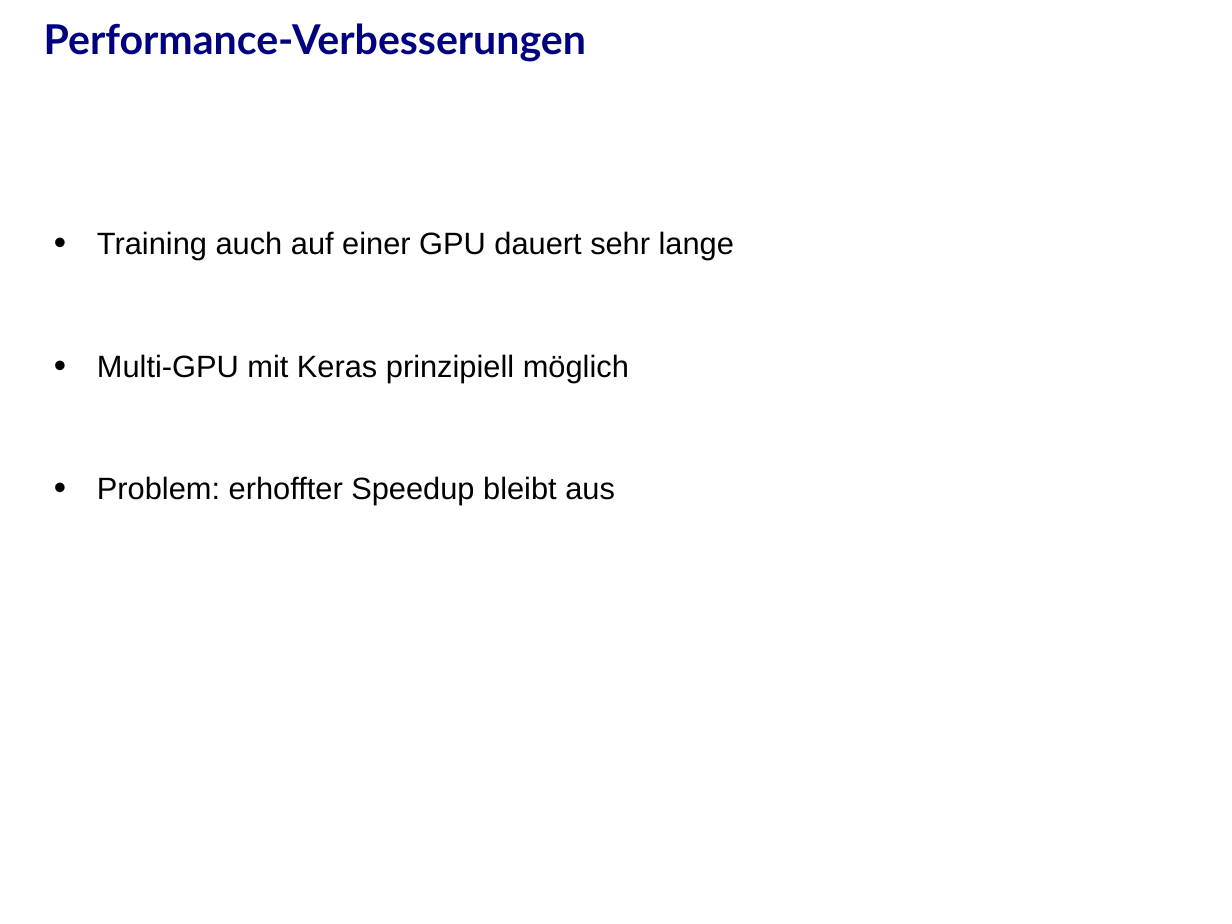
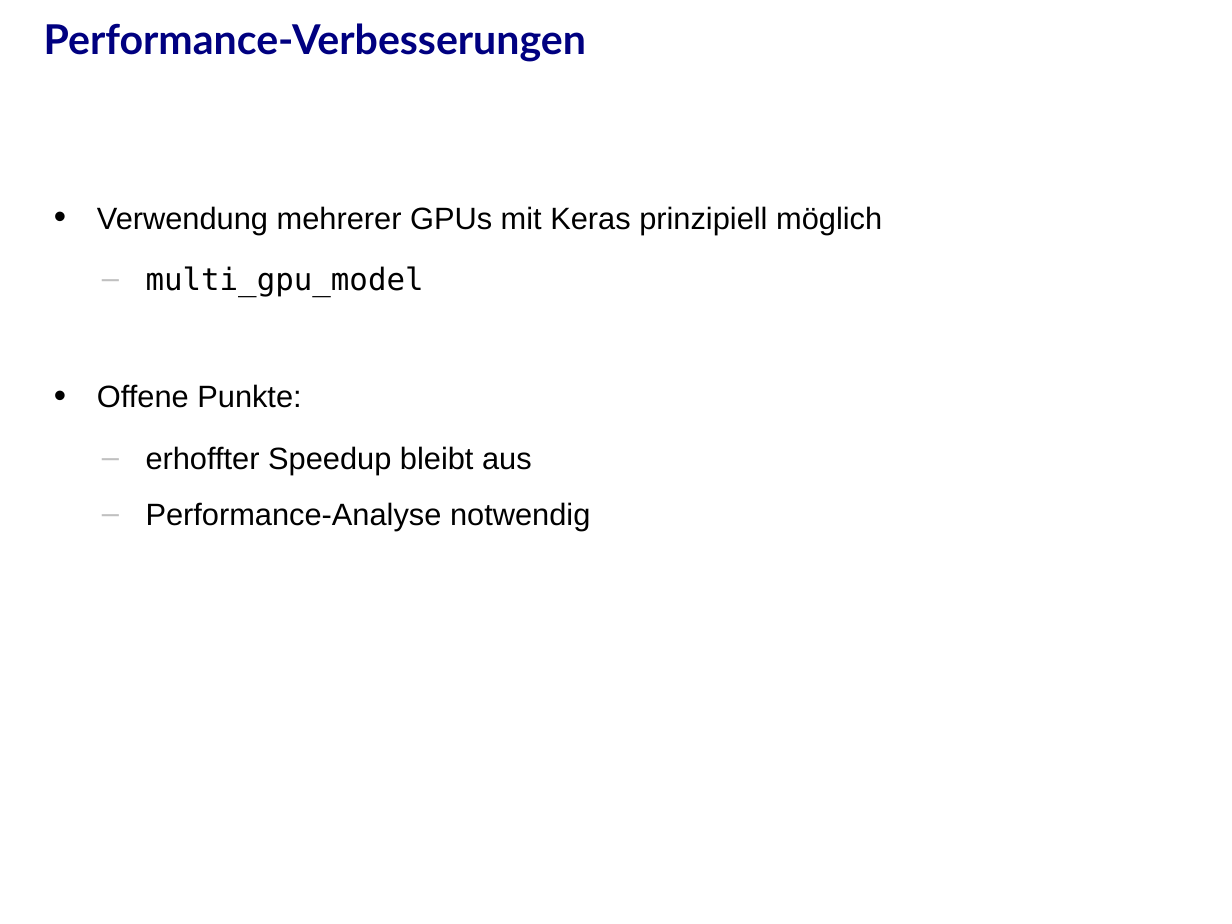
Before and after one commit to j-stephan/d960, a slide deck: slide 34 of presentation/presentation.odp (slide 31 before the commit). Drawn at 1232x924 pixels with LibreOffice and Linux fonts; fonts in the diff are those of the drawing; background and template pictures are left out. Boxes give left, top, right and bottom in pixels: in the first picture for what was removed or moved away, otherwise in the second. Text is boxed around its words. In the diff, an @@ line names an element or a change of style, - is before the commit and + after.

Commit message:
Final presentation version

```diff
--- a/presentation/presentation.odp
+++ b/presentation/presentation.odp
@@ text at (x1=97, y1=206, x2=882, y2=531): text changed @@
-• Training auch auf einer GPU dauert sehr lange
-• Multi-GPU mit Keras prinzipiell möglich
-• Problem: erhoffter Speedup bleibt aus
+• Verwendung mehrerer GPUs mit Keras prinzipiell möglich
+  – multi_gpu_model
+• Offene Punkte:
+  – erhoffter Speedup bleibt aus
+  – Performance-Analyse notwendig
```
Also in this commit, not shown: 14 other slides changed, 7 slides added, 4 slides removed, 1 other file.
